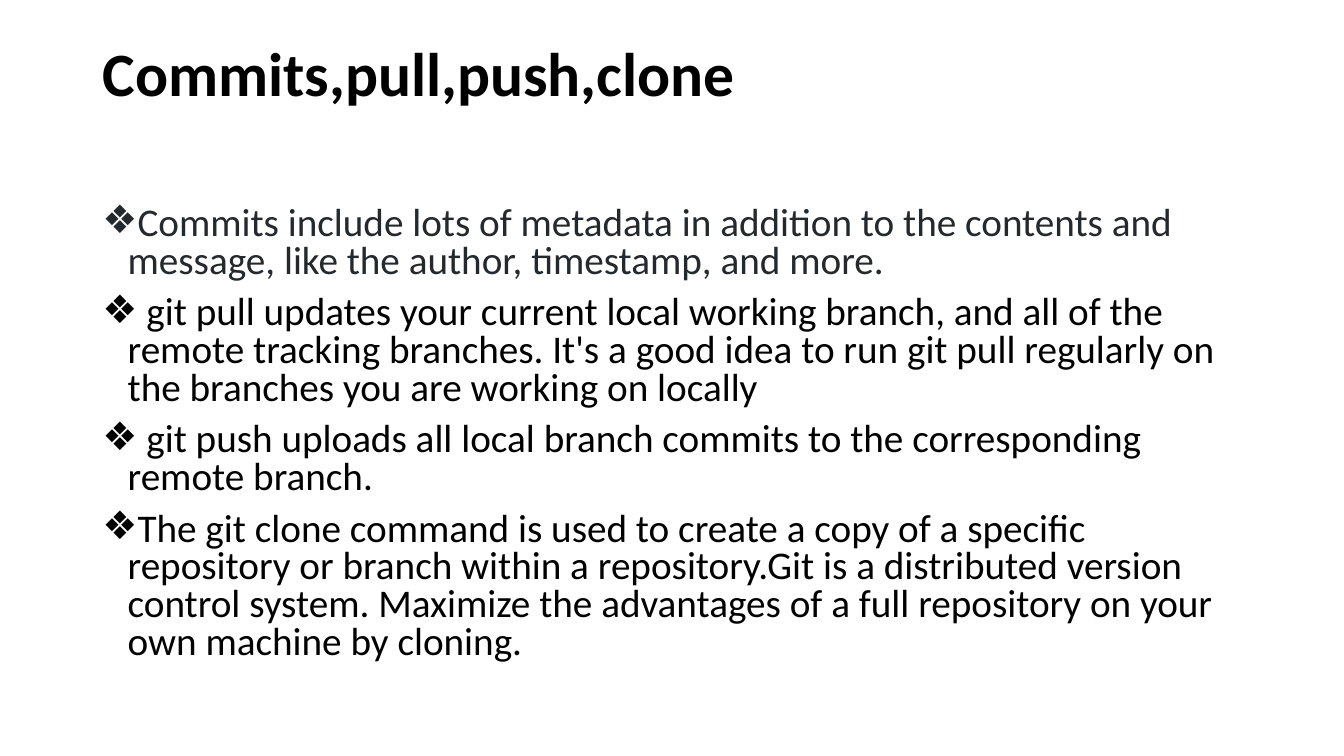
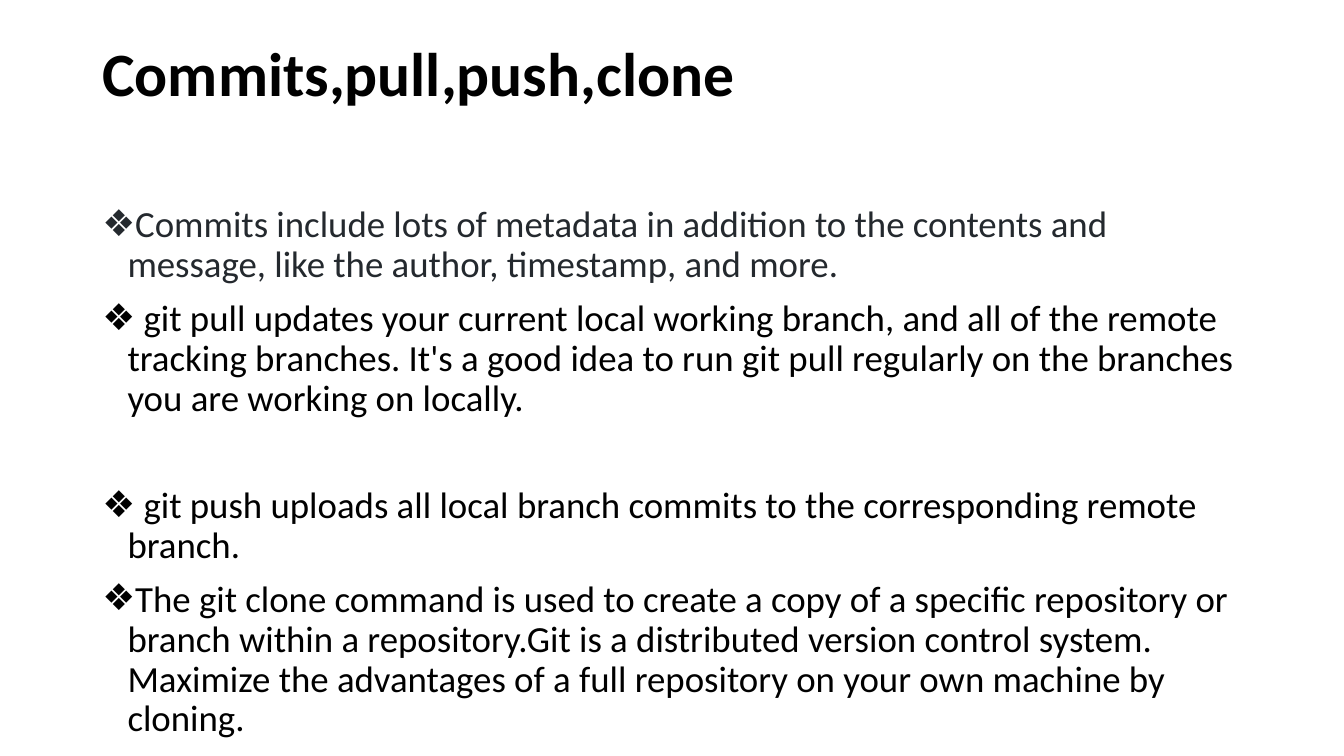
Before and after one commit to dhrutikaila/demouse, a slide deck: slide 4 of Git induction.pptx. Drawn at 1344x756 pixels with LibreOffice and Linux fonts; fonts in the diff are those of the drawing. Boxes give left, top, right and bottom in pixels: in the first picture for what was removed or moved away, otherwise in the second. Text is boxed around its words. In the diff, an @@ line names an element or a change of style, - is before the commit and + after.

Commit message:
new one

```diff
--- a/Git induction.pptx
+++ b/Git induction.pptx
@@ text at (128,211,1228,699): size 28 to 26.3 pt in "Commits include lots of metadata in addition ...", "git push uploads all local branch commits ...", "The git clone command is used to ..."; line spacing 0.8 to 0.9 @@
@@ text at (128,305,1233,418): text changed; size 28 to 26.3 pt @@
-❖ git pull updates your current local working branch, and all of the remote tracking branches. It's a good idea to run git pull regularly on the branches you are working on locally
+❖ git pull updates your current local working branch, and all of the remote tracking branches. It's a good idea to run git pull regularly on the branches you are working on locally.
```
Also in this commit, not shown: 2 other slides changed, 4 slides added.
